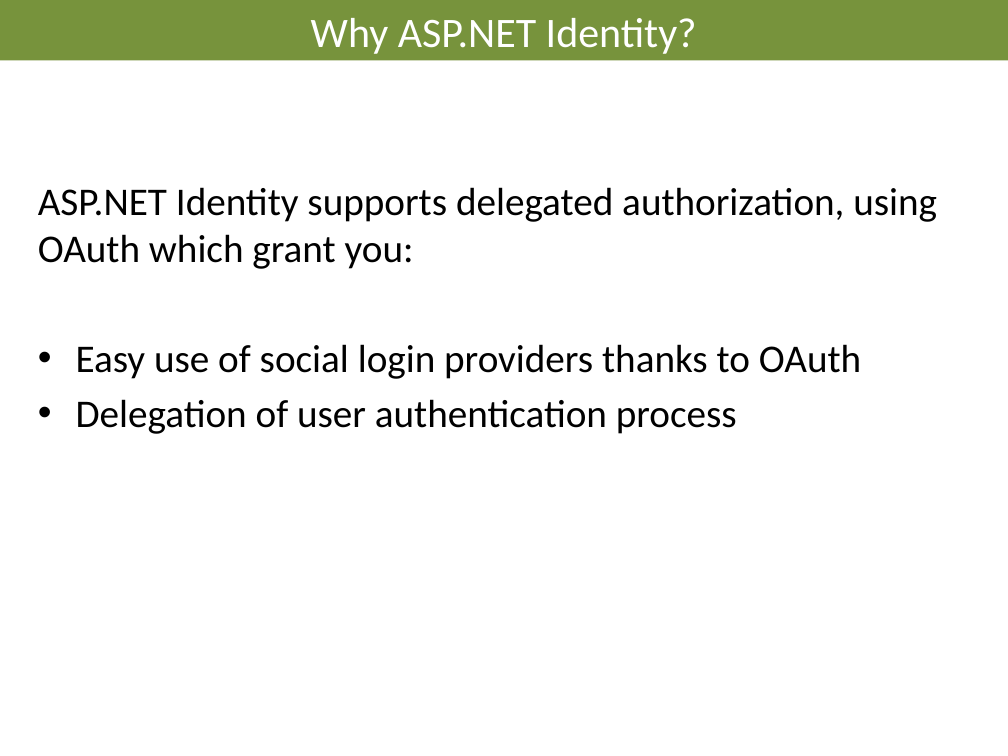
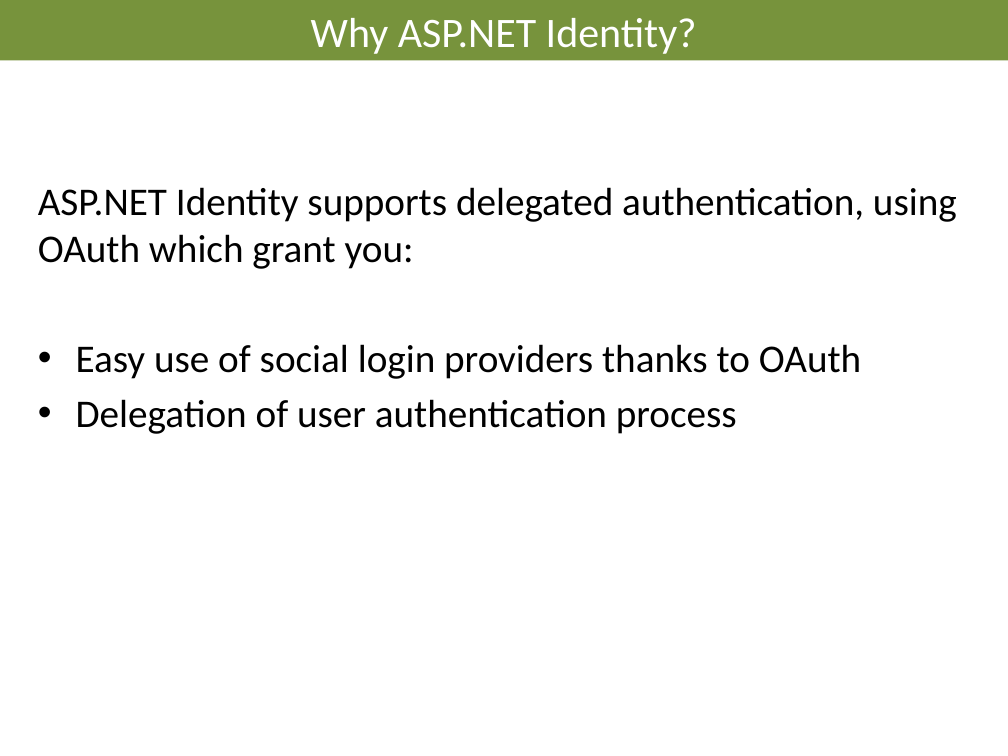
Before and after one commit to AndreasElffors/IdentityTemplate, a slide deck: slide 6 of Documents/Slides/Identity-Introduction.pptx. Drawn at 1008x756 pixels with LibreOffice and Linux fonts; fonts in the diff are those of the drawing; background and template pictures are left out. Boxes give left, top, right and bottom in pixels: in the first picture for what was removed or moved away, otherwise in the second. Text is boxed around its words. In the diff, an @@ line names an element or a change of style, - is before the commit and + after.

```diff
--- a/Documents/Slides/Identity-Introduction.pptx
+++ b/Documents/Slides/Identity-Introduction.pptx
@@ text at [38,187,957,269]: text changed @@
-ASP.NET Identity supports delegated authorization, using OAuth which grant you:
+ASP.NET Identity supports delegated authentication, using OAuth which grant you:
```
Also in this commit, not shown: 1 other slide changed, 4 other files.
